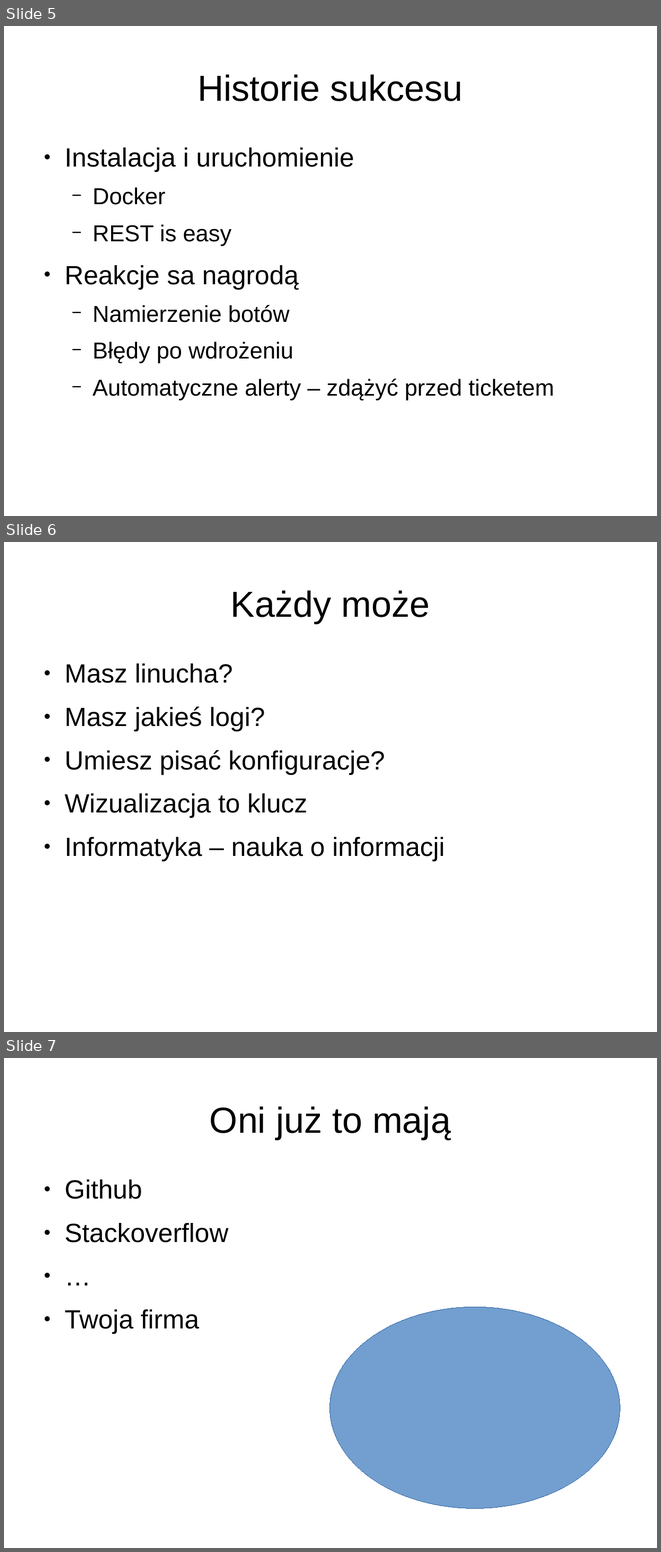
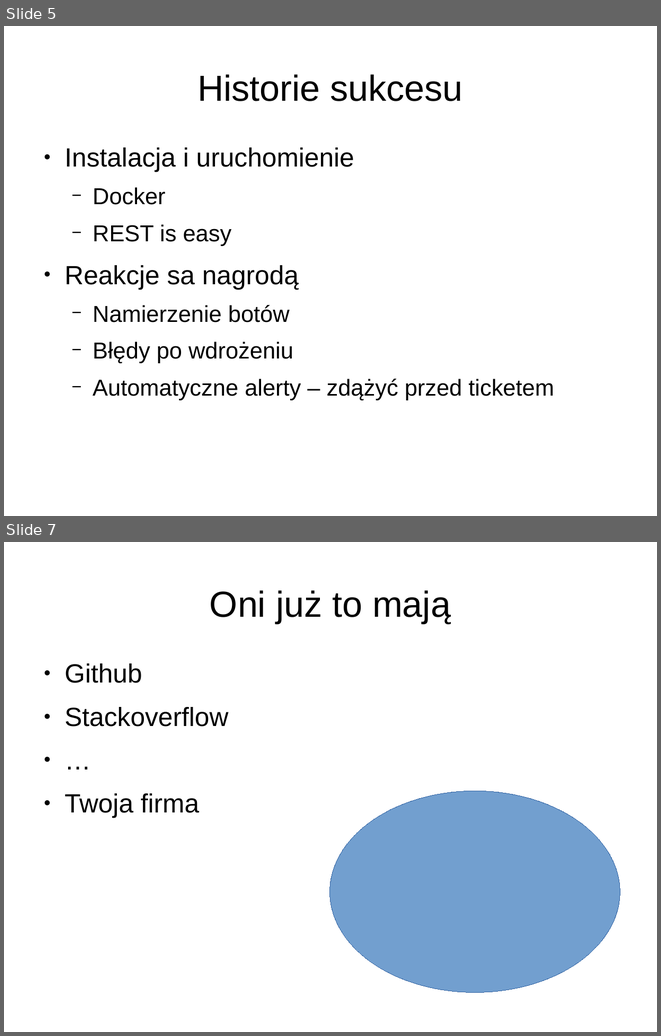
Before and after one commit to lukaszkuczynski/nieszukaj, a slide deck: znajduj.odp. Shown one above the other, each under a label of ours: slides 5, 6 and 7 before the commit, slides 5 and 7 after it; the slides between them are not shown. The pictures are 661x1552 and 661x1036 pixels, drawn with LibreOffice and Linux fonts; fonts in the diff are those of the drawing. Boxes give left, top, right and bottom in pixels: in the first picture for what was removed or moved away, otherwise in the second. Text is boxed around its words. In the diff, an @@ line names an element or a change of style, - is before the commit and + after.

```diff
--- a/znajduj.odp
+++ b/znajduj.odp
@@ slide 6 removed at box(4, 542, 657, 1032), background #FFFFFF @@
@@ title removed at box(231, 590, 430, 623) @@
-Każdy może
@@ text removed at box(64, 663, 444, 861) @@
-● Masz linucha?
-● Masz jakieś logi?
-● Umiesz pisać konfiguracje?
-● Wizualizacja to klucz
-● Informatyka – nauka o informacji
```
Also in this commit, not shown: 2 slides changed, 4 slides added.
